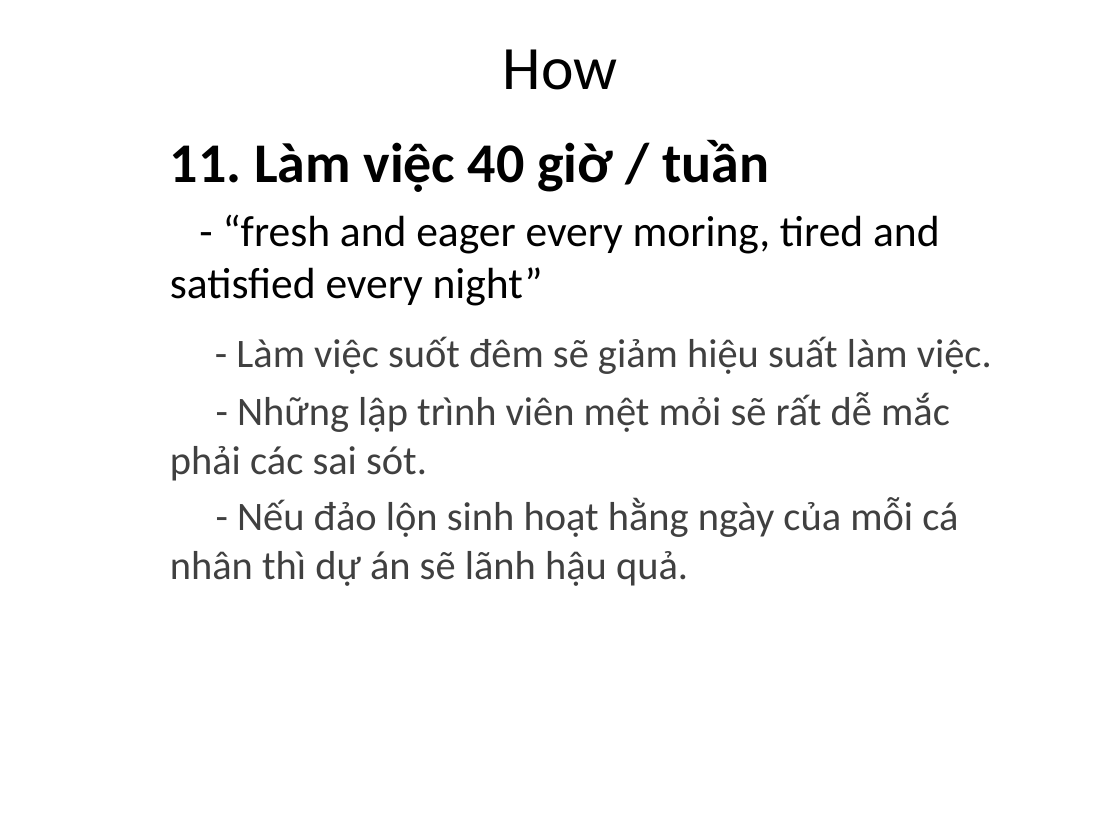
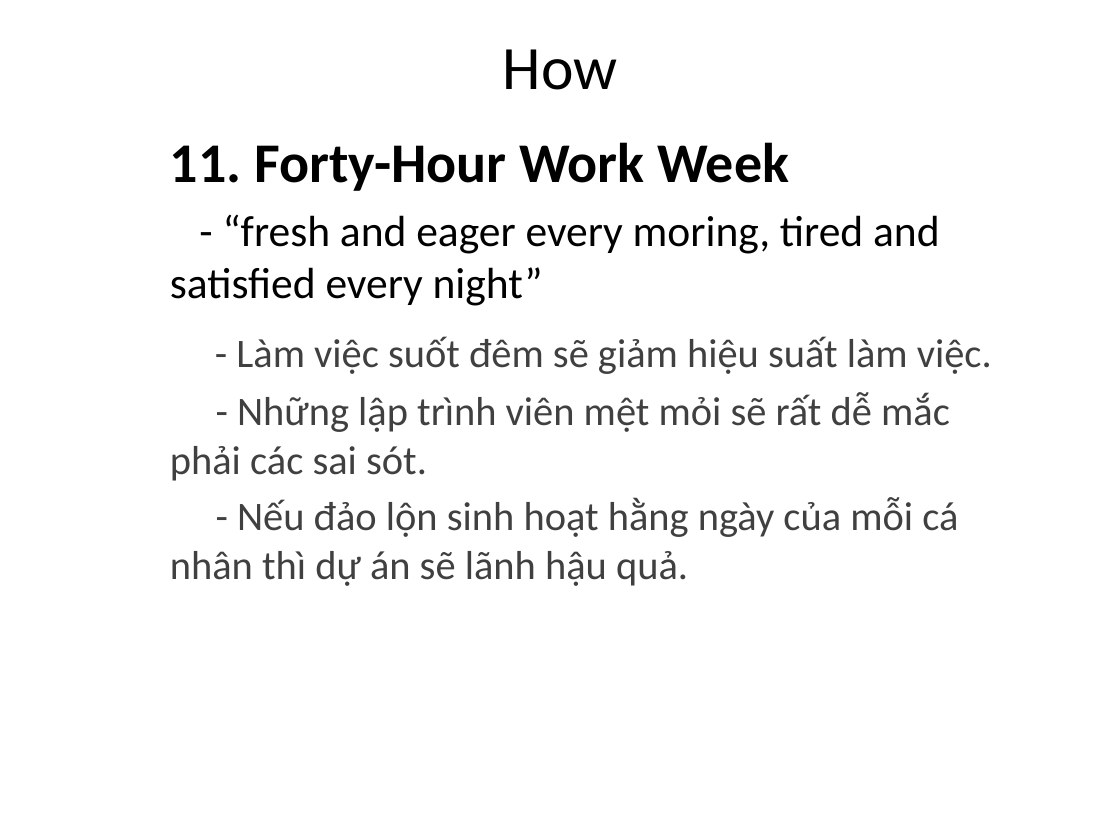
Before and after one commit to nluthy/groupprofit, a slide deck: slide 5 of 0812611/Agile_How_P2.pptx. Drawn at 1120x840 pixels with LibreOffice and Linux fonts; fonts in the diff are those of the drawing. Boxes give left, top, right and bottom in pixels: in the first picture for what was removed or moved away, otherwise in the second. Text is boxed around its words. In the diff, an @@ line names an element or a change of style, - is before the commit and + after.

```diff
--- a/0812611/Agile_How_P2.pptx
+++ b/0812611/Agile_How_P2.pptx
@@ subtitle at bbox=[170, 142, 789, 191]: text changed @@
-11. Làm việc 40 giờ / tuần
+11. Forty-Hour Work Week
```
Also in this commit, not shown: 5 other slides changed.
